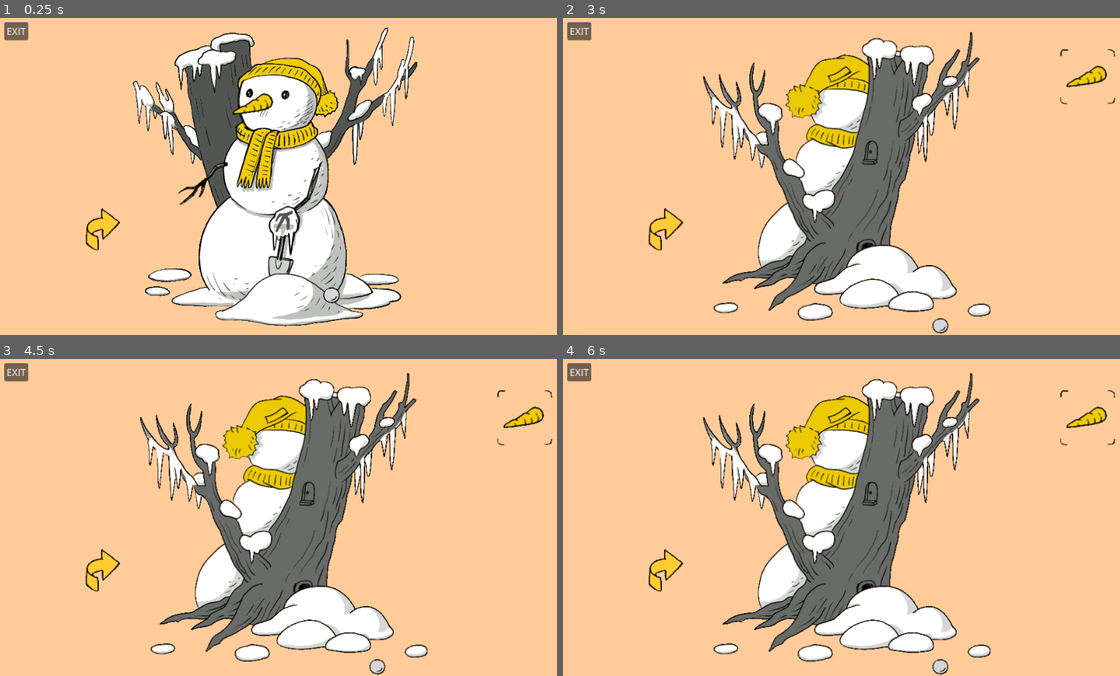
Above: before the commit, frames 1-4 (two rows, left to right).
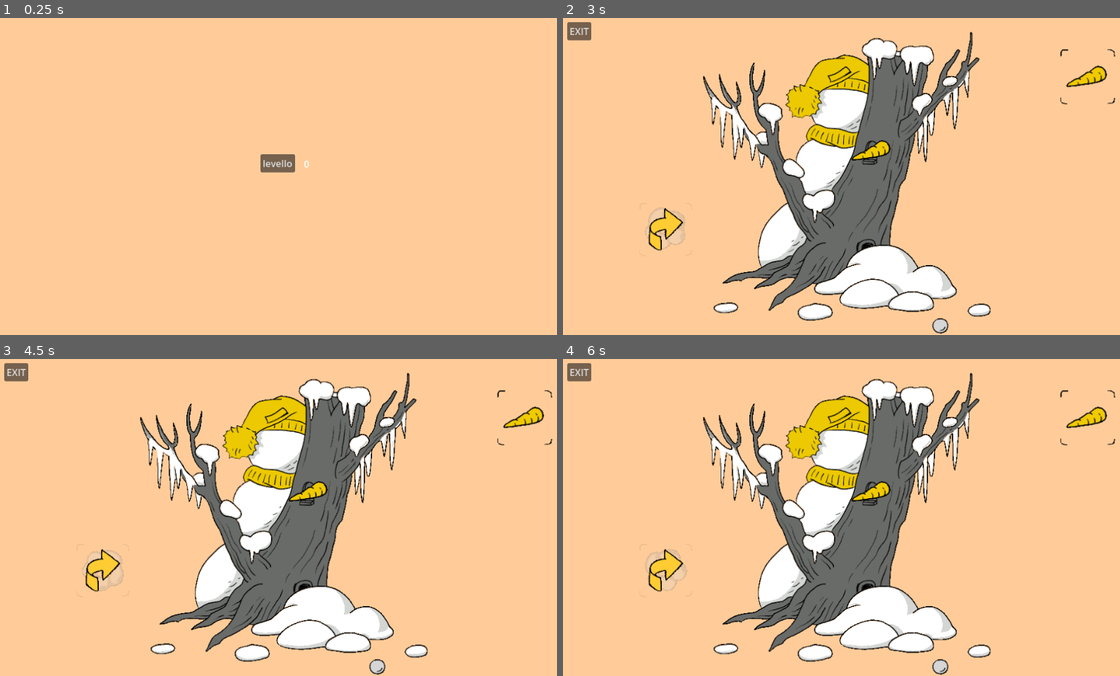
Above: after the commit, the same moments.

Repository: dialobic/hide-luig
Game: Godot game, scene res://scenes/LevelSelectScene.tscn
Two runs of this game, one before a commit and one after it. Both use one fixed random seed, a clock stepped at 60 frames per second and the inputs below. Before the commit the project starts from res://scenes/GameScene.tscn.
Inputs (mouse positions are in pixels of both pictures, inside the frame that each line leads up to):
- Up to frame 1 (0.25 s): no input
- Up to frame 2 (3 s): click (841, 163) at 0.5 s, where only the run after the commit has a clickable "levello"; tap Enter at 1.25 s; move the mouse to (763, 182) at 1.27 s; click (763, 182) at 1.42 s; move the mouse to (819, 103) at 2.02 s; click (819, 103) at 2.17 s; move the mouse to (663, 230) at 2.77 s; click (663, 230) at 2.92 s
- Up to frame 3 (4.5 s): tap Space at 3.5 s; click (100, 571) at 3.67 s; tap Enter at 4.25 s; click (100, 571) at 4.42 s
- Up to frame 4 (6 s): tap Space at 5 s; click (663, 571) at 5.17 s; tap Enter at 5.75 s; click (663, 571) at 5.92 s

The runs differ from the first frame. In frame 1, 26% of the frame differs, in the area x 0-75%, y 1-98%; in frame 2, 0.4%; in frame 3, 0.4%; in frame 4, 0.3%.

Commit message:
gamescene almost complete

Diff:
--- a/levels/level1/level1.json
+++ b/levels/level1/level1.json
@@ -43,7 +43,6 @@
             ]
         },
         "win": {
-            "suono": "music1",
             "oggetti": []
         },
         "002": {
@@ -76,7 +75,7 @@
                     ],
                     "target": "003",
                     "item": "carrot",
-                    "icona": "vuoto.png"
+                    "icona": "carrot.png"
                 },
                 {
                     "tipo": "prendi",
@@ -153,6 +152,15 @@
                     ],
                     "item": "bonus4",
                     "icona": "bonus.png"
+                },
+                {
+                    "tipo": "porta",
+                    "pos": [
+                        49,
+                        -42
+                    ],
+                    "target": "win",
+                    "icona": "vuoto.png"
                 }
             ]
         }
--- a/project.godot
+++ b/project.godot
@@ -11,7 +11,7 @@
 [application]
 
 config/name="HideLuig2"
-run/main_scene="uid://836285qqswq0"
+run/main_scene="uid://da1k827gnvovs"
 config/features=PackedStringArray("4.5", "GL Compatibility")
 config/icon="res://icon.svg"
 
--- a/scenes/GameScene.gd
+++ b/scenes/GameScene.gd
@@ -9,13 +9,11 @@
 @onready var click_player = $SoundPool/ClickPlayer
 @onready var bonus_player = $SoundPool/BonusPlayer
 @onready var done_player = $SoundPool/DonePlayer
-@onready var success_player = $SoundPool/SuccessPlayer
 @onready var take_player = $SoundPool/TakePlayer
 @onready var woosh_player = $SoundPool/WooshPlayer
 @onready var wrong_player = $SoundPool/WrongPlayer
 
 var current_room: Node = null
-var previous_room_key: String = ""
 var inventory_item_node: InventoryItem = null
 var inventory_background: Sprite2D = null
 
@@ -49,12 +47,6 @@
 		var bg_color = Color(color_str)
 		RenderingServer.set_default_clear_color(bg_color)
 
-	if GameState.level_background_color != Color.TRANSPARENT:
-		call_deferred("_apply_background_color")
-
-func _apply_background_color() -> void:
-	RenderingServer.set_default_clear_color(GameState.level_background_color)
-
 func setup_ui() -> void:
 	bonus_label.text = "Bonus: 0/%d" % GameState.win_bonus_count
 	bonus_label.visible = false
@@ -69,8 +61,10 @@
 	while actual_key in GameState.replaced_rooms:
 		actual_key = GameState.replaced_rooms[actual_key]
 
-	if current_room:
-		previous_room_key = current_room.room_key
+	# Controlla se la stanza è "win"
+	if actual_key == "win":
+		handle_win_room()
+		return
 
 	if current_room:
 		current_room.queue_free()
@@ -90,29 +84,32 @@
 
 	var room_data = GameState.rooms_data.stanze[actual_key].duplicate(true)
 
-	# Filtra gli oggetti: rimuovi bonus già raccolti E oggetti che sono nell'inventario
 	if room_data.has("oggetti"):
 		var oggetti = room_data.oggetti
 		var filtered_oggetti = []
 		for oggetto in oggetti:
-			# Controlla se è un bonus già raccolto
 			if oggetto.get("tipo") == "bonus":
 				var bonus_id = oggetto.get("item")
 				if bonus_id and GameState.collected_bonuses.has(bonus_id):
-					continue  # Salta questo bonus se già raccolto
-
-			# Controlla se è un oggetto "prendi" che è attualmente nell'inventario
+					continue
+
 			if oggetto.get("tipo") == "prendi":
 				var item_id = oggetto.get("item")
 				if item_id and GameState.inventory_item == item_id.replace(".png", ""):
-					continue  # Salta questo oggetto se è nell'inventario
-
-			# Altrimenti, includi l'oggetto
+					continue
+
 			filtered_oggetti.append(oggetto)
 
 		room_data.oggetti = filtered_oggetti
 
 	current_room.initialize(room_data, actual_key)
+
+func handle_win_room() -> void:
+	var bonus_collected = GameState.collected_bonuses.size()
+	GameState.save_level_progress(GameState.current_level, bonus_collected)
+	get_tree().change_scene_to_file("res://scenes/WinScene.tscn")
+
+
 
 func handle_object_interaction(obj: Node) -> void:
 	click_player.pitch_scale = randf_range(0.95, 1.05)
@@ -219,8 +216,6 @@
 		inventory_background = null
 
 func collect_bonus(bonus_id: String, bonus_obj: Node) -> void:
-	print("=== START COLLECT BONUS ===")
-
 	if not bonus_id in GameState.collected_bonuses:
 		GameState.collected_bonuses.append(bonus_id)
 		GameState.bonus_collected.emit(bonus_id)
@@ -228,36 +223,16 @@
 		bonus_player.play()
 		update_bonus_counter()
 
-		# 1. Prendi informazioni dal bonus originale PRIMA di rimuoverlo
-		print("Getting bonus info before removal")
 		var bonus_sprite = bonus_obj.get_node("Sprite2D")
-
-		if bonus_sprite:
-			print("Bonus sprite found")
-			var bonus_texture = bonus_sprite.texture
-			var bonus_global_pos = bonus_sprite.global_position
-			print("Texture: ", bonus_texture)
-			print("Position: ", bonus_global_pos)
-
-			# 2. Rimuovi il bonus originale
-			print("Removing original bonus")
-			bonus_obj.queue_free()
-
-			# 3. Crea l'animazione
-			if bonus_texture:
-				print("Creating animation with texture")
-				create_bonus_animation(bonus_texture, bonus_global_pos)
-			else:
-				print("ERROR: No texture found!")
-		else:
-			print("ERROR: No Sprite2D found in bonus object!")
-	else:
-		print("Bonus already collected")
-
-	print("=== END COLLECT BONUS ===")
+		var bonus_texture = bonus_sprite.texture if bonus_sprite else null
+		var bonus_global_pos = bonus_sprite.global_position if bonus_sprite else bonus_obj.global_position
+
+		bonus_obj.queue_free()
+
+		if bonus_texture:
+			create_bonus_animation(bonus_texture, bonus_global_pos)
 
 func create_bonus_animation(texture: Texture2D, position: Vector2) -> void:
-	# Versione SEMPLICISSIMA - solo per test
 	var anim_sprite = Sprite2D.new()
 	anim_sprite.texture = texture
 	anim_sprite.centered = true
@@ -265,15 +240,10 @@
 
 	add_child(anim_sprite)
 
-	# movimento verticale e dissolvenza
 	var tween = create_tween()
 	tween.tween_property(anim_sprite, "position:y", anim_sprite.position.y - 80, 0.5)
 	tween.parallel().tween_property(anim_sprite, "modulate:a", 0.0, 0.5)
-	tween.tween_callback(func():
-		anim_sprite.queue_free()
-	)
-
-	print("TEST: Basic animation started")
+	tween.tween_callback(anim_sprite.queue_free)
 
 func update_bonus_counter() -> void:
 	var count = GameState.collected_bonuses.size()
--- a/scenes/InteractiveObject.gd
+++ b/scenes/InteractiveObject.gd
@@ -1,10 +1,15 @@
+# InteractiveObject.gd
 extends Area2D
 
 @onready var sprite: Sprite2D = $Sprite2D
+@onready var focus_sprite: Sprite2D = $Focus  # Assicurati che il nodo si chiami "Focus"
+
+const PUFF_SCENE = preload("res://scenes/Puff.tscn") # Precarica la scena Puff
 
 var object_type: String = ""
 var target_room: String = ""
 var item_name: String = ""
+var is_being_removed: bool = false
 
 signal object_clicked(obj)
 
@@ -34,20 +39,90 @@
 
 func _ready() -> void:
 	input_pickable = true
+
+	# Imposta il focus come invisibile all'inizio
+	if focus_sprite:
+		focus_sprite.modulate.a = 0
+		focus_sprite.visible = true
+
 	mouse_entered.connect(_on_mouse_entered)
 	mouse_exited.connect(_on_mouse_exited)
 	input_event.connect(_on_input_event)
 
 func _on_mouse_entered() -> void:
-	var tween = create_tween()
-	tween.tween_property(sprite, "scale", Vector2(1.1, 1.1), 0.1).set_ease(Tween.EASE_OUT)
+	if not is_being_removed:
+		# Animazione dello sprite principale (ingrandimento)
+		var sprite_tween = create_tween()
+		sprite_tween.tween_property(sprite, "scale", Vector2(1.1, 1.1), 0.1).set_ease(Tween.EASE_OUT)
+
+		# Animazione del focus (fade-in)
+		if focus_sprite:
+			var focus_tween = create_tween()
+			focus_tween.tween_property(focus_sprite, "modulate:a", 1.0, 0.2).set_ease(Tween.EASE_OUT)
+
+		# Pulsazione leggera (opzionale)
+		var pulse_tween = create_tween()
+		pulse_tween.set_loops()
+		pulse_tween.tween_property(focus_sprite, "scale", Vector2(1.05, 1.05), 0.5)
+		pulse_tween.tween_property(focus_sprite, "scale", Vector2.ONE, 0.5)
 
 func _on_mouse_exited() -> void:
-	var tween = create_tween()
-	tween.tween_property(sprite, "scale", Vector2.ONE, 0.1).set_ease(Tween.EASE_OUT)
+	if not is_being_removed:
+		# Animazione dello sprite principale (ritorno normale)
+		var sprite_tween = create_tween()
+		sprite_tween.tween_property(sprite, "scale", Vector2.ONE, 0.1).set_ease(Tween.EASE_OUT)
+
+		# Animazione del focus (fade-out)
+		if focus_sprite:
+			var focus_tween = create_tween()
+			focus_tween.tween_property(focus_sprite, "modulate:a", 0.0, 0.2).set_ease(Tween.EASE_OUT)
 
 func _on_input_event(viewport: Viewport, event: InputEvent, shape_idx: int) -> void:
+	if is_being_removed:
+		return
+
+	var is_clicked = false
+	var click_position = Vector2.ZERO
+
 	if event is InputEventMouseButton and event.button_index == MOUSE_BUTTON_LEFT and event.is_pressed():
+		is_clicked = true
+		click_position = event.global_position  # Posizione del mouse in coordinate globali
+	elif event is InputEventScreenTouch and event.is_pressed():
+		is_clicked = true
+		# Per i touch, converti in coordinate globali
+		click_position = viewport.get_canvas_transform().affine_inverse() * event.position
+
+	if is_clicked:
+		# Crea l'istanza del Puff
+		create_puff_effect(click_position)
+
+		# Emetti il segnale per la logica di gioco
 		object_clicked.emit(self)
-	elif event is InputEventScreenTouch and event.is_pressed():
-		object_clicked.emit(self)
+
+func create_puff_effect(position: Vector2) -> void:
+	# Istanzia la scena Puff
+	var puff_instance = PUFF_SCENE.instantiate()
+
+	# Aggiungila alla scena corrente (nello stesso albero dell'oggetto)
+	get_tree().current_scene.add_child(puff_instance)
+
+	# Imposta la posizione globale
+	puff_instance.global_position = position
+
+	# Imposta una rotazione casuale (in radianti)
+	puff_instance.rotation = randf() * 2.0 * PI  # Angolo casuale tra 0 e 360 gradi
+
+func animate_collection() -> void:
+	is_being_removed = true
+
+	# Disabilita ulteriori interazioni
+	input_pickable = false
+	mouse_entered.disconnect(_on_mouse_entered)
+	mouse_exited.disconnect(_on_mouse_exited)
+
+	# Anima il focus in uscita se è visibile
+	if focus_sprite and focus_sprite.modulate.a > 0:
+		var tween = create_tween()
+		tween.tween_property(focus_sprite, "modulate:a", 0.0, 0.1)
+
+	# ... resto dell'animazione di raccolta
--- a/scenes/InteractiveObject.tscn
+++ b/scenes/InteractiveObject.tscn
@@ -1,6 +1,7 @@
-[gd_scene load_steps=3 format=3 uid="uid://cwrgx0kkvtrga"]
+[gd_scene load_steps=4 format=3 uid="uid://cwrgx0kkvtrga"]
 
 [ext_resource type="Script" uid="uid://m38dy0rn4igw" path="res://scenes/InteractiveObject.gd" id="1_ri56e"]
+[ext_resource type="Texture2D" uid="uid://dmlo86ueakaio" path="res://assets/textures/inventario.png" id="2_fd4c0"]
 
 [sub_resource type="RectangleShape2D" id="RectangleShape2D_ri56e"]
 
@@ -8,7 +9,12 @@
 script = ExtResource("1_ri56e")
 
 [node name="Sprite2D" type="Sprite2D" parent="."]
-z_index = 1
+z_index = 2
 
 [node name="CollisionShape2D" type="CollisionShape2D" parent="."]
 shape = SubResource("RectangleShape2D_ri56e")
+
+[node name="Focus" type="Sprite2D" parent="."]
+self_modulate = Color(1, 1, 1, 0.29411766)
+z_index = 1
+texture = ExtResource("2_fd4c0")
--- /dev/null
+++ b/scenes/LevelButton.gd
@@ -0,0 +1,19 @@
+# LevelButton.gd
+extends Button
+
+@export var level_name: String = ""  # Nome del livello
+@onready var bonus_label: Label = $BonusLabel  # Aggiungi un Label come figlio
+
+func _ready() -> void:
+	pressed.connect(_on_pressed)
+	update_display()
+
+func _on_pressed() -> void:
+	if level_name != "":
+		GameState.current_level = level_name
+		get_tree().change_scene_to_file("res://scenes/GameScene.tscn")
+
+func update_display() -> void:
+	if bonus_label and level_name != "":
+		var bonus_collected = GameState.get_level_progress(level_name)
+		bonus_label.text = str(bonus_collected)
--- /dev/null
+++ b/scenes/LevelSelectScene.tscn
@@ -0,0 +1,21 @@
+[gd_scene load_steps=2 format=3 uid="uid://da1k827gnvovs"]
+
+[ext_resource type="Script" uid="uid://ddtikr74k2qp1" path="res://scenes/LevelButton.gd" id="1_pyko2"]
+
+[node name="Node2D" type="Node2D"]
+
+[node name="Button" type="Button" parent="."]
+offset_left = 448.0
+offset_top = 232.0
+offset_right = 507.0
+offset_bottom = 263.0
+text = "levello"
+script = ExtResource("1_pyko2")
+level_name = "level1"
+
+[node name="BonusLabel" type="Label" parent="Button"]
+layout_mode = 0
+offset_left = 74.0
+offset_top = 5.0
+offset_right = 114.0
+offset_bottom = 28.0
--- /dev/null
+++ b/scenes/Puff.gd
@@ -0,0 +1,13 @@
+# Puff.gd
+extends AnimatedSprite2D
+
+func _ready() -> void:
+	# Connetti il segnale per quando l'animazione finisce
+	animation_finished.connect(_on_animation_finished)
+
+	# Avvia l'animazione
+	play("default")
+
+func _on_animation_finished() -> void:
+	# Quando l'animazione finisce, distruggi il nodo
+	queue_free()
--- /dev/null
+++ b/scenes/Puff.tscn
@@ -0,0 +1,33 @@
+[gd_scene load_steps=7 format=3 uid="uid://cb5etmwaxh5do"]
+
+[ext_resource type="Texture2D" uid="uid://7wm8djolw03r" path="res://assets/textures/puff3.png" id="1_2usy8"]
+[ext_resource type="Texture2D" uid="uid://cguksshnq5w6p" path="res://assets/textures/puff5.png" id="2_dltwg"]
+[ext_resource type="Texture2D" uid="uid://15fb4cwwg0jg" path="res://assets/textures/puff7.png" id="3_6nso5"]
+[ext_resource type="Texture2D" uid="uid://cah0ckkpn5o6f" path="res://assets/textures/puff8.png" id="4_t3dwf"]
+[ext_resource type="Script" uid="uid://clhsfvn3ogamd" path="res://scenes/Puff.gd" id="5_dltwg"]
+
+[sub_resource type="SpriteFrames" id="SpriteFrames_c7fp4"]
+animations = [{
+"frames": [{
+"duration": 1.0,
+"texture": ExtResource("1_2usy8")
+}, {
+"duration": 1.0,
+"texture": ExtResource("2_dltwg")
+}, {
+"duration": 1.0,
+"texture": ExtResource("3_6nso5")
+}, {
+"duration": 1.0,
+"texture": ExtResource("4_t3dwf")
+}],
+"loop": false,
+"name": &"default",
+"speed": 12.0
+}]
+
+[node name="Puff" type="AnimatedSprite2D"]
+self_modulate = Color(1, 1, 1, 0.29411766)
+sprite_frames = SubResource("SpriteFrames_c7fp4")
+autoplay = "default"
+script = ExtResource("5_dltwg")
--- /dev/null
+++ b/scenes/WinScene.tscn
@@ -0,0 +1,9 @@
+[gd_scene load_steps=2 format=3 uid="uid://bkgfoqptn7uxh"]
+
+[ext_resource type="Texture2D" uid="uid://dd88vmq0od47r" path="res://assets/textures/win0.png" id="1_gem6r"]
+
+[node name="Node2D" type="Node2D"]
+
+[node name="Win0" type="Sprite2D" parent="."]
+position = Vector2(480, 270)
+texture = ExtResource("1_gem6r")
--- a/scripts/GameState.gd
+++ b/scripts/GameState.gd
@@ -1,31 +1,39 @@
-# scripts/GameState.gd
+# GameState.gd
 extends Node
 
-# === STATE ===
-var current_level: int = 1
+# === CURRENT LEVEL ===
+var current_level: String = ""
+
+# === LEVEL DATA ===
 var rooms_data: Dictionary = {}
 var replaced_rooms: Dictionary = {}
 var collected_bonuses: Array = []
-var inventory_item: String = ""  # Item key (senza .png)
+var inventory_item: String = ""
 
-# === LEVEL CONFIG ===
+# === CONFIG ===
 var level_background_color: Color = Color.TRANSPARENT
 var win_bonus_count: int = 5
 
-# === UI POSITIONS (in pixel, relative allo schermo) ===
-var inventory_x: int = 898  # Posizione X inventario
-var inventory_y: int = 100  # Posizione Y inventario
+# === UI POSITIONS ===
+var inventory_x: int = 898
+var inventory_y: int = 100
+
+# === PROGRESS ===
+var level_progress: Dictionary = {}
 
 # === SIGNALS ===
 signal inventory_changed(item_key)
 signal bonus_collected(bonus_id)
+
+func _ready() -> void:
+	load_progress()
 
 func reset_level_state() -> void:
 	replaced_rooms.clear()
 	collected_bonuses.clear()
 	inventory_item = ""
 	level_background_color = Color.TRANSPARENT
-	inventory_changed.emit("")  # Notifica che l'inventario è vuoto
+	inventory_changed.emit("")
 
 func set_level_config(config: Dictionary) -> void:
 	if config.has("bg-color"):
@@ -33,3 +41,18 @@
 		level_background_color = Color(color_str)
 	if config.has("win_bonus_count"):
 		win_bonus_count = config.win_bonus_count
+
+func save_level_progress(level_name: String, bonus_collected: int) -> void:
+	level_progress[level_name] = bonus_collected
+	print("Progress saved: ", level_name, " - ", bonus_collected, " bonus")
+
+func get_level_progress(level_name: String) -> int:
+	return level_progress.get(level_name, 0)
+
+func load_progress() -> void:
+	if FileAccess.file_exists("user://savegame.dat"):
+		var file = FileAccess.open("user://savegame.dat", FileAccess.READ)
+		if file:
+			var data = file.get_var()
+			level_progress = data if typeof(data) == TYPE_DICTIONARY else {}
+			file.close()
--- a/scripts/JSONLoader.gd
+++ b/scripts/JSONLoader.gd
@@ -1,13 +1,13 @@
-# scripts/JSONLoader.gd
-class_name JSONLoader
+# JSONLoader.gd
+#extends Node
 
-static func load_level(level_num: int) -> Dictionary:
-	var path = "res://levels/level%d/level%d.json" % [level_num, level_num]
+class_name JSONLoader  # Aggiungi questa riga in cima al file se vuoi usarlo come tipo
 
-	print("Loading JSON from: ", path)
+static func load_level(level_name: String) -> Dictionary:
+	var path = "res://levels/%s/%s.json" % [level_name, level_name]
 
 	if not FileAccess.file_exists(path):
-		printerr("File not found: ", path)
+		printerr("Level file not found: ", path)
 		return {}
 
 	var file = FileAccess.open(path, FileAccess.READ)
@@ -17,65 +17,28 @@
 	var json = JSON.new()
 	var error = json.parse(content)
 
-	if error != OK:
+	if error == OK:
+		return json.data
+	else:
 		printerr("JSON Parse Error: ", json.get_error_message())
 		return {}
 
-	print("JSON parsed successfully")
-	return json.data
+static func get_level_texture(level_name: String, texture_name: String) -> Texture2D:
+	# Prova prima con il percorso completo
+	var path = "res://levels/%s/%s" % [level_name, texture_name]
+	if ResourceLoader.exists(path):
+		return load(path)
 
-static func get_level_texture(level_num: int, filename: String) -> Texture2D:
-	var path = "res://levels/level%d/%s" % [level_num, filename]
+	# Prova senza estensione
+	var texture_name_no_ext = texture_name.replace(".png", "").replace(".jpg", "").replace(".webp", "")
+	path = "res://levels/%s/%s.png" % [level_name, texture_name_no_ext]
+	if ResourceLoader.exists(path):
+		return load(path)
 
-	print("Looking for texture: ", path)
+	# Prova nella cartella assets generica come fallback
+	path = "res://assets/textures/%s" % texture_name
+	if ResourceLoader.exists(path):
+		return load(path)
 
-	if ResourceLoader.exists(path):
-		var texture = load(path)
-		print("Texture found: ", filename)
-		return texture
-
-	# Fallback: rimuovi .png se presente
-	var filename_no_ext = filename.replace(".png", "")
-	path = "res://levels/level%d/%s" % [level_num, filename_no_ext]
-
-	if ResourceLoader.exists(path):
-		var texture = load(path)
-		print("Texture found (without .png): ", filename_no_ext)
-		return texture
-
-	printerr("Texture not found: ", filename)
+	printerr("Texture not found: ", texture_name, " for level: ", level_name)
 	return null
-
-static func get_level_sound(level_num: int, sound_name: String) -> AudioStream:
-	print("Loading sound: ", sound_name)
-
-	# Prova diverse estensioni e percorsi
-	var possible_paths = [
-		# Suoni specifici del livello
-		"res://levels/level%d/%s.ogg" % [level_num, sound_name],
-		"res://levels/level%d/%s.wav" % [level_num, sound_name],
-		"res://levels/level%d/%s.mp3" % [level_num, sound_name],
-
-		# Suoni negli asset condivisi
-		"res://assets/sounds/%s.ogg" % sound_name,
-		"res://assets/sounds/%s.wav" % sound_name,
-		"res://assets/sounds/%s.mp3" % sound_name,
-
-		# Prova anche senza estensione
-		"res://levels/level%d/%s" % [level_num, sound_name],
-		"res://assets/sounds/%s" % sound_name,
-	]
-
-	for path in possible_paths:
-		if ResourceLoader.exists(path):
-			var stream = load(path)
-
-			# Configura il stream se necessario
-			if stream is AudioStreamOggVorbis:
-				stream.loop = false
-			elif stream is AudioStreamWAV:
-				stream.loop_mode = AudioStreamWAV.LOOP_DISABLED
-
-			return stream
-
-	return null
Binary file changed: assets/textures/inventario.png
Binary file added: assets/textures/puff3.png
Not shown, added: assets/textures/puff3.png.import
Binary file added: assets/textures/puff5.png
Not shown, added: assets/textures/puff5.png.import
Binary file added: assets/textures/puff7.png
Not shown, added: assets/textures/puff7.png.import
Binary file added: assets/textures/puff8.png
Not shown, added: assets/textures/puff8.png.import
Binary file added: assets/textures/vuoto.png
Not shown, added: assets/textures/vuoto.png.import
Binary file added: assets/textures/win0.png
(and 13 more such lines)
